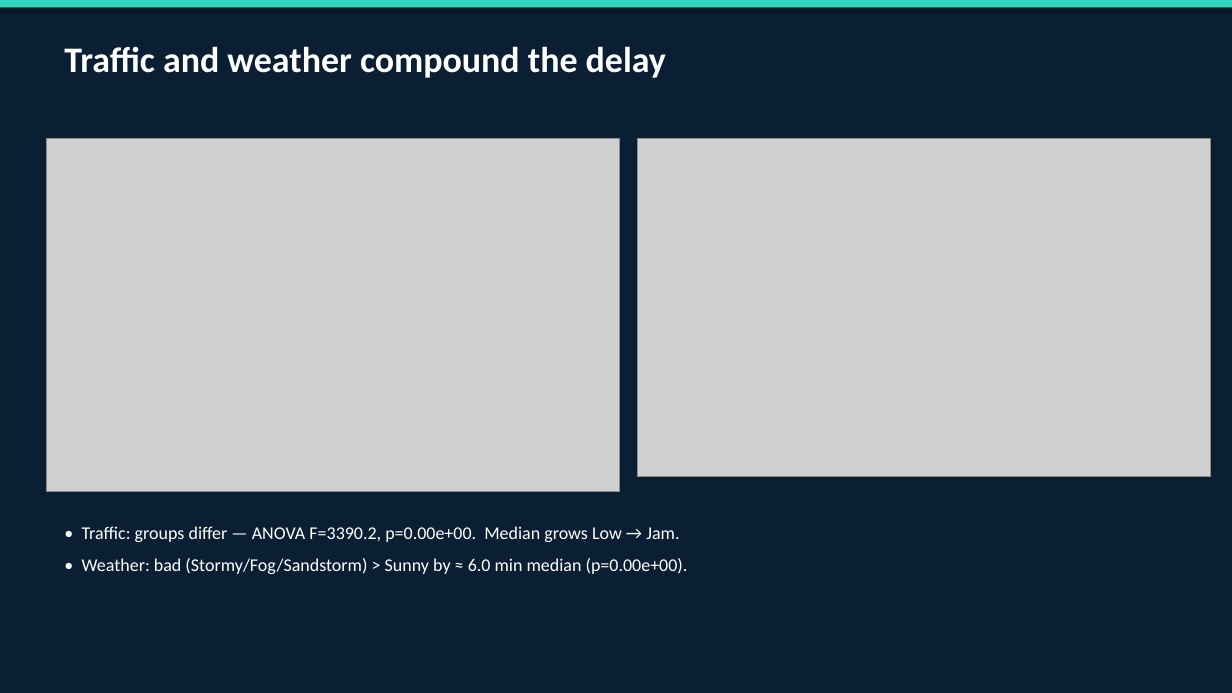
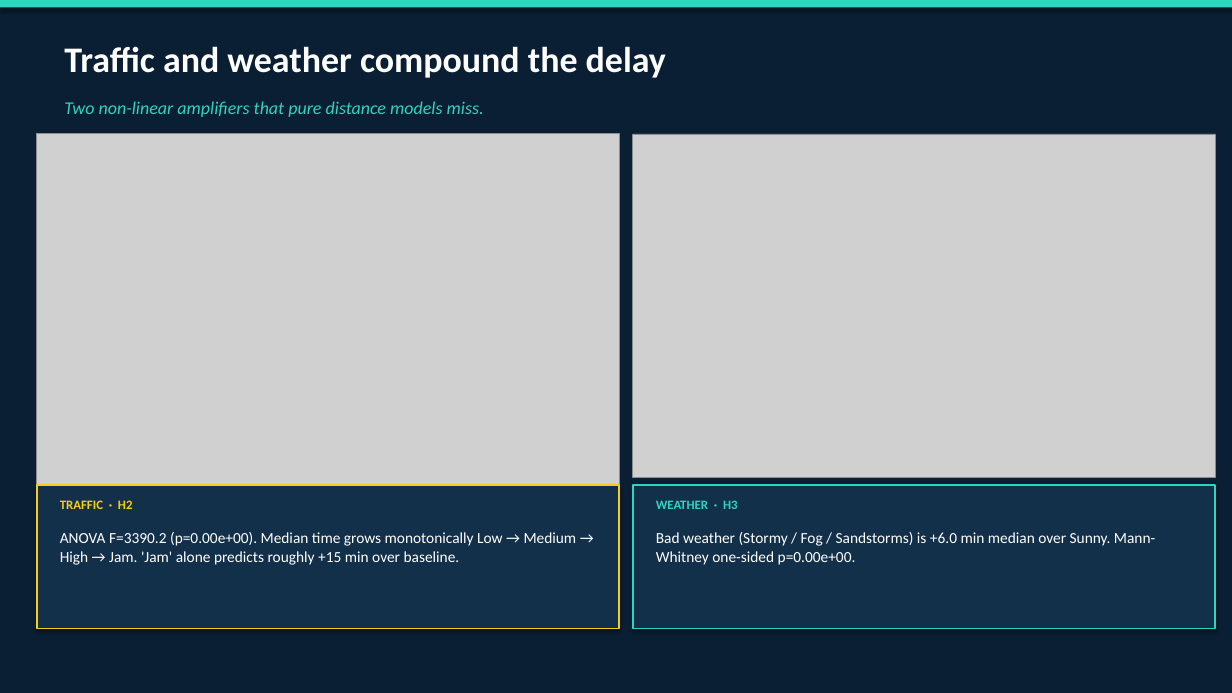
Before and after one commit to TheClazer/Zomato-delivery-estimation, a slide deck: slide 6 of reports/eda_2pm.pptx. Drawn at 1232x693 pixels with LibreOffice and Linux fonts; fonts in the diff are those of the drawing; grey boxes stand for pictures. Boxes give left, top, right and bottom in pixels: in the first picture for what was removed or moved away, otherwise in the second. Text is boxed around its words. In the diff, an @@ line names an element or a change of style, - is before the commit and + after.

```diff
--- a/reports/eda_2pm.pptx
+++ b/reports/eda_2pm.pptx
@@ text added at [64,101,484,117], 14 pt, text #2DD4BF, italic @@
+Two non-linear amplifiers that pure distance models miss.
@@ picture: place and size @@
-picture at [46,139,619,492]
+picture at [37,134,619,493]
@@ picture: place and size @@
-picture at [638,139,1211,477]
+picture at [633,134,1215,478]
@@ rectangle added at [37,485,619,628], fill #12304A, outline #FACC15 1 pt @@
@@ text added at [60,500,133,509], 10 pt, text #FACC15, bold @@
+TRAFFIC · H2
@@ rectangle added at [633,485,1215,628], fill #12304A, outline #2DD4BF 1 pt @@
@@ text added at [656,500,738,509], 10 pt, text #2DD4BF, bold @@
+WEATHER · H3
@@ text added at [60,532,577,565], 12 pt, text #FFFFFF @@
+ANOVA F=3390.2 (p=0.00e+00). Median time grows monotonically Low → Medium → High → Jam. 'Jam' alone predicts roughly +15 min over baseline.
@@ text removed at [82,526,688,574] @@
-• Traffic: groups differ — ANOVA F=3390.2, p=0.00e+00. Median grows Low → Jam.
-• Weather: bad (Stormy/Fog/Sandstorm) > Sunny by ≈ 6.0 min median (p=0.00e+00).
@@ text added at [656,532,1155,565], 12 pt, text #FFFFFF @@
+Bad weather (Stormy / Fog / Sandstorms) is +6.0 min median over Sunny. Mann-Whitney one-sided p=0.00e+00.
```
Also in this commit, not shown: 7 other slides changed, 1 slide added, 1 slide removed, 5 other files.
